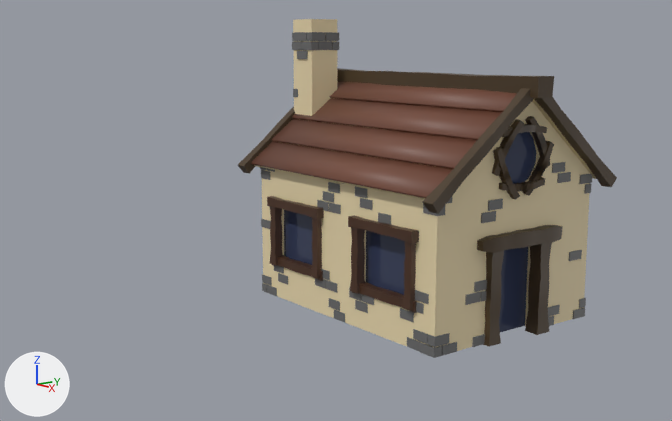
The Blender file Section 3/House.blend, before and after one commit.
Camera for both pictures: a 50 mm camera at (15.76, -14.35, 6.1) aimed at (-0.35, -2.1, 2.4). Every picture has the same lights, and +X, +Y and +Z are marked at lower left.

Before the edit, the objects in view are built like this:
```python
ob_beam_002 = bpy.data.objects.new('Beam.002', me_plane_020)
ob_beam_002.parent = ob_house
ob_beam_002.location = (1.542, 3.276, 0.895)
ob_beam_019 = bpy.data.objects.new('Beam.019', me_plane_005)
ob_beam_019.parent = ob_house
ob_beam_019.location = (3.138, 5.486, 2.092)
ob_beam_019.rotation_euler = (4.712, 0.0, -1.571)  # degrees (270, 0, -90)
ob_beam_019.scale = (1.16, 1.56, 1.56)
ob_beam_026 = bpy.data.objects.new('Beam.026', me_plane_004)
ob_beam_026.parent = ob_house
ob_beam_026.location = (3.32, 4.169, 4.111)
ob_beam_026.rotation_euler = (-1.554, -0.683, 1.543)  # degrees (-89, -39, 88)
ob_beam_026.scale = (1.69, 1.1, 1.1)
# also in view: 'Roof' at (0.0, 0.0, 4.18); 'Beam.018' at (3.1, 0.68, 0.97); 'Chimney' at (-2.87, -0.81, 3.29); 'Beam.001' at (0.69, -2.3, 1.56); 'House' at (0.0, 0.0, 2.63)
```
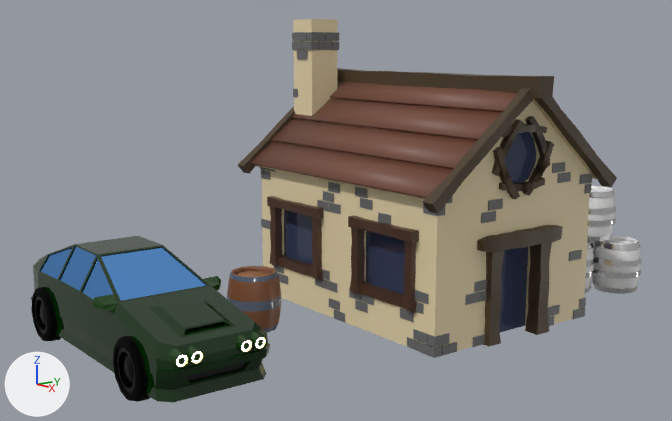
Where the change shows, as pixel boxes (x1, y1, x2, y2) in the pictures (672 x 421 px):
'Car.001', added: after (30, 236, 270, 403)
'Barrel Stack', added: after (585, 186, 641, 294)
'Barrel (Rot_Array).001', added (brown): after (227, 266, 281, 333)
    faces in mat_wood_001 (brown #7e4f30): (227, 266, 281, 329)
    faces in mat_metal_001 (dark blue #5c6678): (227, 271, 281, 333)
    faces in mat_wood_light_001 (brown #ad764f): (236, 271, 272, 277)

The change, as a list of edits to the scene's bpy script:
```text
Add mat_glass_001:
    mat_glass_001 = bpy.data.materials.new('Glass.001')
    mat_glass_001.use_nodes = True; mat_glass_001.node_tree.nodes.clear()
    _N = mat_glass_001.node_tree.nodes; _L = mat_glass_001.node_tree.links
    n0 = _N.new('ShaderNodeOutputMaterial'); n0.name = 'Material Output'
    n1 = _N.new('ShaderNodeBsdfAnisotropic'); n1.name = 'Glossy BSDF'
    n1.distribution = 'GGX'
    n1.inputs[0].default_value = (0.165, 0.453, 1.0, 1.0)  # 'Color', blue #71b3ff
    n1.inputs[1].default_value = 0.024  # 'Roughness'
    _L.new(n1.outputs[0], n0.inputs[0])  # 'BSDF' to 'Surface'
Add col_car_001:
    col_car_001 = bpy.data.collections.new('Car.001')
    col_car_001.objects.link(ob_car_002)
    col_car_001.objects.link(ob_fl_wheel_001)
    col_car_001.objects.link(ob_rl_wheel_001)
    col_car_001.objects.link(ob_fr_wheel_001)
    col_car_001.objects.link(ob_rr_wheel_001)
Add col_barrel_stack:
    col_barrel_stack = bpy.data.collections.new('Barrel Stack')
    col_barrel_stack.objects.link(ob_barrel__profile__001)
    col_barrel_stack.objects.link(ob_barrel__profile__002)
    col_barrel_stack.objects.link(ob_barrel__profile__003)
    col_barrel_stack.objects.link(ob_barrel__profile__004)
Add ob_car_001:
    ob_car_001 = bpy.data.objects.new('Car.001', None)
    ob_car_001.location = (-0.14, -6.86, 0.0)
    ob_car_001.rotation_euler = (0.0, 0.0, 1.571)  # degrees (0, 0, 90)
    ob_car_001.instance_type = 'COLLECTION'
    ob_car_001.instance_collection = col_car_001
Add ob_car_002:
    ob_car_002 = bpy.data.objects.new('Car.002', me_car_002)  # 298 vertices, 246 faces; spans x 0.0..1.29, y -3.95..2.32, z -0.07..1.81; in mat_car2_001 (dark green #032c02), mat_rearlight_001 (red #ff0003), mat_cap_001 (black #0a0a0a), mat_car_001 (dark green #143e0a), mat_frontlight_001 (beige #ffba84); modifiers MIRROR
    ob_car_002.location = (0.0, 1.0, 0.31)
Add ob_fl_wheel_001:
    ob_fl_wheel_001 = bpy.data.objects.new('FL_Wheel.001', me_wheel_001)  # 132 vertices, 122 faces; spans x -0.168..0.189, y -0.576..0.576, z -0.576..0.576; in mat_wheel_001 (black #0a0a0a), mat_rims_001 (black #1a1a1a), mat_rims_001 (black #1a1a1a)
    ob_fl_wheel_001.location = (0.996, -1.693, 0.571)
    ob_fl_wheel_001.scale = (1.08, 1.0, 1.0)
Add ob_rl_wheel_001:
    ob_rl_wheel_001 = bpy.data.objects.new('RL_Wheel.001', me_wheel_001)  # 132 vertices, 122 faces; spans x -0.168..0.189, y -0.576..0.576, z -0.576..0.576; in mat_wheel_001 (black #0a0a0a), mat_rims_001 (black #1a1a1a), mat_rims_001 (black #1a1a1a)
    ob_rl_wheel_001.location = (0.996, 2.354, 0.571)
    ob_rl_wheel_001.rotation_euler = (0.262, 0.0, 0.0)  # degrees (15, 0, 0)
    ob_rl_wheel_001.scale = (1.08, 1.0, 1.0)
Add ob_rr_wheel_001:
    ob_rr_wheel_001 = bpy.data.objects.new('RR_Wheel.001', me_wheel_001)  # 132 vertices, 122 faces; spans x -0.168..0.189, y -0.576..0.576, z -0.576..0.576; in mat_wheel_001 (black #0a0a0a), mat_rims_001 (black #1a1a1a), mat_rims_001 (black #1a1a1a)
    ob_rr_wheel_001.location = (-0.996, 2.354, 0.571)
    ob_rr_wheel_001.rotation_euler = (0.0, 3.142, 0.0)  # degrees (0, 180, 0)
    ob_rr_wheel_001.scale = (1.08, 1.0, 1.0)
Add ob_fr_wheel_001:
    ob_fr_wheel_001 = bpy.data.objects.new('FR_Wheel.001', me_wheel_001)  # 132 vertices, 122 faces; spans x -0.168..0.189, y -0.576..0.576, z -0.576..0.576; in mat_wheel_001 (black #0a0a0a), mat_rims_001 (black #1a1a1a), mat_rims_001 (black #1a1a1a)
    ob_fr_wheel_001.location = (-0.996, -1.693, 0.571)
    ob_fr_wheel_001.rotation_euler = (0.0, 3.142, 0.0)  # degrees (0, 180, 0)
    ob_fr_wheel_001.scale = (1.08, 1.0, 1.0)
Add ob_barrel_stack:
    ob_barrel_stack = bpy.data.objects.new('Barrel Stack', None)
    ob_barrel_stack.location = (1.41, 4.53, 0.0)
    ob_barrel_stack.instance_type = 'COLLECTION'
    ob_barrel_stack.instance_collection = col_barrel_stack
Add ob_barrel__profile__004:
    ob_barrel__profile__004 = bpy.data.objects.new('Barrel (Profile).004', me_vert_007)  # 528 vertices, 540 faces; spans x -0.597..0.597, y -0.597..0.597, z 0.0..1.236; in mat_barrel_001 (its picture is missing)
    ob_barrel__profile__004.location = (0.014, 0.00608, 1.236)
Add ob_barrel__profile__002:
    ob_barrel__profile__002 = bpy.data.objects.new('Barrel (Profile).002', me_vert_007.copy())
    ob_barrel__profile__002.location = (0.622, 0.294, 0.0)
Add ob_barrel__profile__003:
    ob_barrel__profile__003 = bpy.data.objects.new('Barrel (Profile).003', me_vert_007.copy())
    ob_barrel__profile__003.location = (-0.0366, -0.668, 0.0)
Add ob_barrel__profile__001:
    ob_barrel__profile__001 = bpy.data.objects.new('Barrel (Profile).001', me_vert_007.copy())
    ob_barrel__profile__001.location = (-0.573, 0.334, 0.0)
Add ob_barrel__rot_array__001:
    ob_barrel__rot_array__001 = bpy.data.objects.new('Barrel (Rot_Array).001', me_vert_003)  # 32 vertices, 13 faces; spans x 0.0..0.504, y 0.0..0.504, z 0.0..1.236; in mat_wood_001 (brown #7e4f30), mat_metal_001 (dark blue #5c6678), mat_wood_light_001 (brown #ad764f); modifiers ARRAY, SOLIDIFY
    ob_barrel__rot_array__001.parent = ob_barrel_position_001
    ob_barrel__rot_array__001.location = (0.0, 0.0, -0.618)
Add ob_barrel_position_001:
    ob_barrel_position_001 = bpy.data.objects.new('Barrel Position.001', None)
    ob_barrel_position_001.location = (-0.707, -4.026, 0.0)
    ob_barrel_position_001.rotation_euler = (0.0, 0.0, 0.524)  # degrees (0, 0, 30)
```
